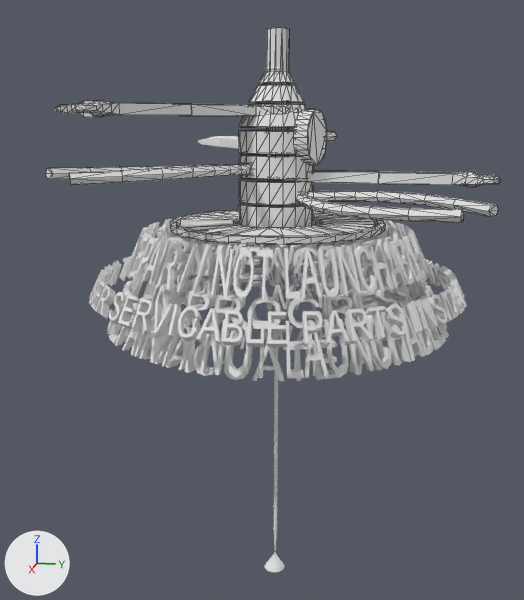
What one commit did to the COLLADA model objects3d/WarHeadIcon.DAE.
Both versions are drawn from a 50 mm camera at (422.0, 75.0, 292.0) aimed at (-16.0, -12.0, 183.0). The axes (+X, +Y, +Z) are drawn at lower left. The lights are the same throughout. Mesh edges are drawn as thin lines on the coarser meshes. Where no turn or scale is listed for an object, it has been applied to the vertices.

The scene before the commit, as lines of its bpy script (objects in view):
```python
me_damagedrotor1mesh = bpy.data.meshes.new('DamagedRotor1Mesh')
me_damagedrotor1mesh.from_pydata(...)  # 1456 vertices, 2442 faces; spans x -92.0..87.0, y -89.0..89.0, z -11.0..11.0
me_damagedrotor1mesh.materials.append(mat_01___default)  # its picture is missing
me_defuserotor006mesh = bpy.data.meshes.new('DefuseRotor006Mesh')
me_defuserotor006mesh.from_pydata(...)  # 128 vertices, 236 faces; spans x -11.1..84.1, y -11.5..118.6, z -0.7..7.4
me_defuserotor006mesh.materials.append(mat_01___default)  # its picture is missing
me_defuserotor5mesh = bpy.data.meshes.new('DefuseRotor5Mesh')
me_defuserotor5mesh.from_pydata(...)  # 86 vertices, 164 faces; spans x -142.0..20.0, y -34.0..32.0, z -12.0..19.0
me_defuserotor5mesh.materials.append(mat_01___default)  # its picture is missing
ob_damagedrotor1 = bpy.data.objects.new('DamagedRotor1', me_damagedrotor1mesh)
ob_damagedrotor1.location = (-0.2, -0.2, 220.3)
ob_defuserotor006 = bpy.data.objects.new('DefuseRotor006', me_defuserotor006mesh)
ob_defuserotor006.location = (0.0, 0.0, 247.5)
ob_defuserotor5 = bpy.data.objects.new('DefuseRotor5', me_defuserotor5mesh)
ob_defuserotor5.location = (0.4, -0.2, 280.5)
# also in view: 'RepairDefuseRod' at (0.0, 0.0, 295.0); 'WarHead3' at (0.0, 0.0, 268.0); 'DamagedRotor002' at (-3.0, 0.0, 186.0); 'WarHead5' at (0.0, 0.0, 296.0); 'DefuseRotor2' at (44.0, -48.0, 266.0)
```
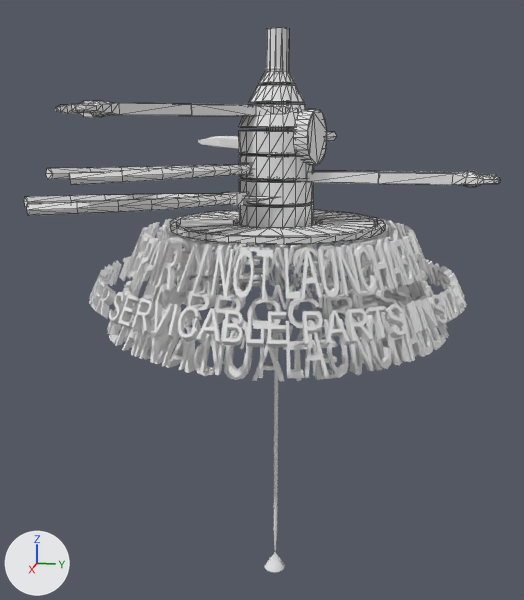
What differs and where, as boxes [x1, y1, x2, y2] in the pictures (524 x 600 px; the box of a moved part takes in the faces that stretch with it):
'DefuseRotor006', reshaped
    before: [295, 191, 498, 222]
    after: [24, 191, 277, 216]
part 1 of me_defuserotor006mesh, moved or reshaped
    before: [299, 191, 308, 195]
    after: [222, 191, 249, 206]
part 2 of me_defuserotor006mesh, moved or reshaped
    before: [308, 191, 498, 217]
    after: [26, 194, 250, 216]
part 3 of me_defuserotor006mesh, moved or reshaped
    before: [295, 194, 464, 222]
    after: [24, 194, 277, 207]

Diff of the bpy script that builds the scene:
```diff
--- a/objects3d/WarHeadIcon.DAE.py
+++ b/objects3d/WarHeadIcon.DAE.py
@@ me_defuserotor006mesh @@
 me_defuserotor006mesh.from_pydata(...)  # 128 vertices, 236 faces; spans x -11.1..84.1, y -11.5..118.6, z -0.7..7.4
 # used by ob_defuserotor006; location = (0.0, 0.0, 247.5)
+# me_defuserotor006mesh part 1: the loose piece of 8 vertices spanning x 3.5..15.3, y 8.1..20.0, z 0.0..6.8 is turned -118.5 degrees about the z axis through its middle, then moved by (17.2, -32.7, 0.0)
+# me_defuserotor006mesh part 2: the loose piece of 60 vertices spanning x 4.4..55.7, y -11.5..118.6, z 0.2..7.4 is turned -118.5 degrees about the z axis through its middle, then moved by (21.3, -109.2, 0.0)
+# me_defuserotor006mesh part 3: the loose piece of 60 vertices spanning x -11.1..84.1, y -0.9..100.7, z -0.7..6.5 is turned -118.5 degrees about the z axis through its middle, then moved by (8.6, -109.5, 0.0)
 me_defuserotor006mesh.materials.append(mat_01___default)
```
